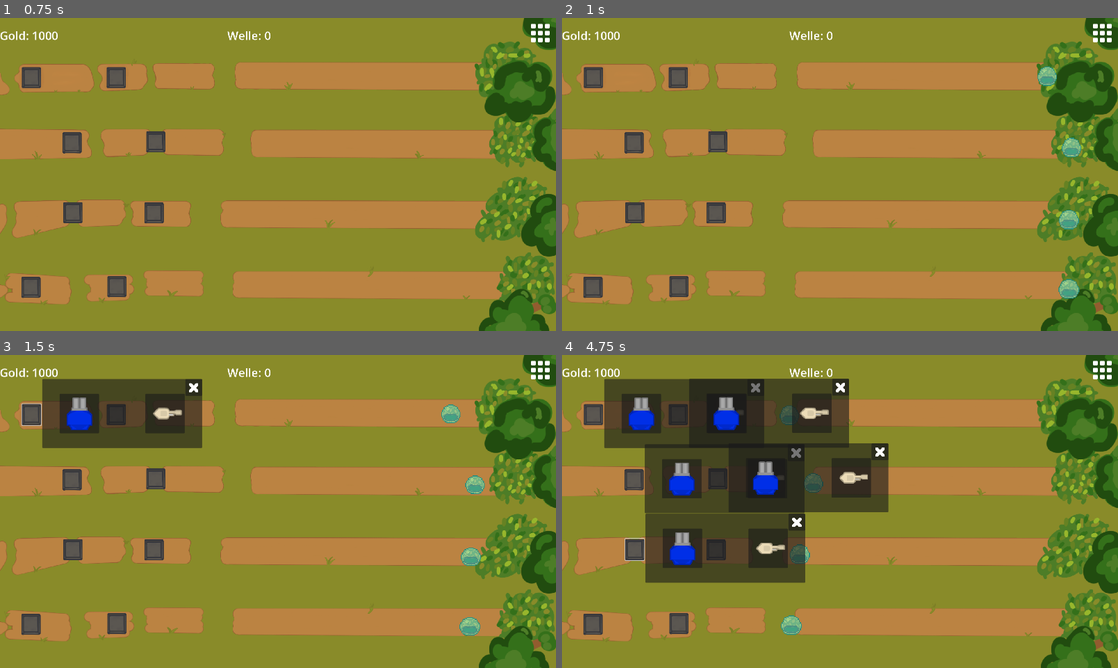
Above: before the commit, frames 1-4 (two rows, left to right).
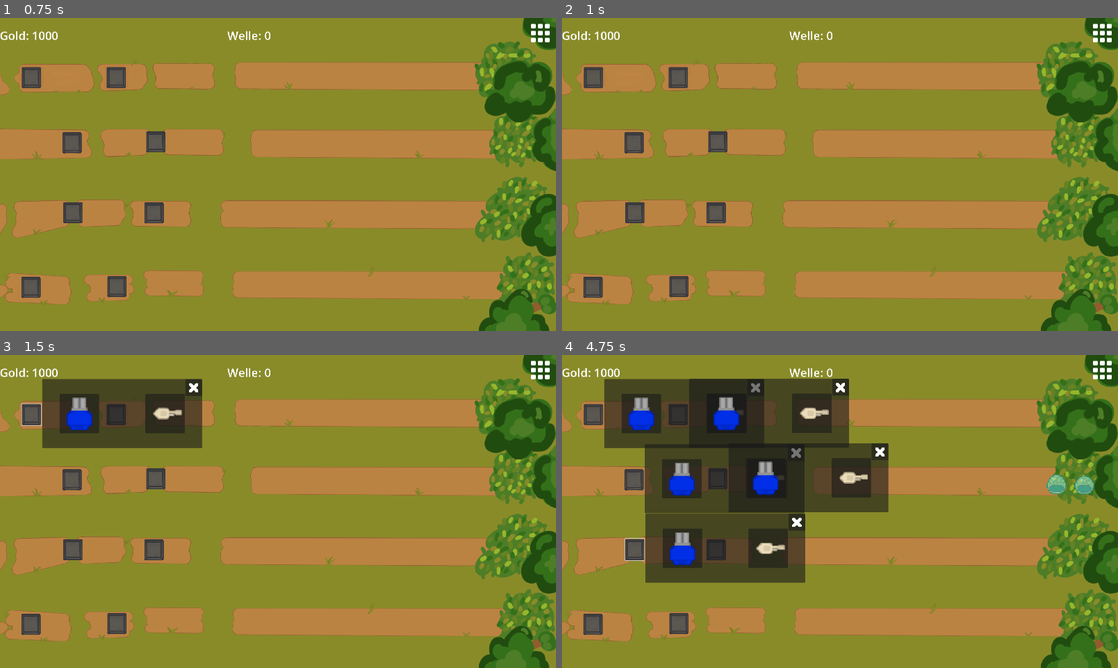
Above: after the commit, the same moments.

Repository: Silas-D/Startprojekt-SM5
Game: Godot game, scene res://Game/UI/mainmenu/main_menu.tscn
The game is run twice, just before and just after one commit, with the same random seed, the same clock (stepped at 60 frames per second) and the same inputs.
Inputs (mouse positions are in pixels of both pictures, inside the frame that each line leads up to):
- Up to frame 1 (0.75 s): click "Start" at 0.5 s
- Up to frame 2 (1 s): no input
- Up to frame 3 (1.5 s): click (33, 414) at 1.25 s
- Up to frame 4 (4.75 s): click (678, 414) at 2 s; click (634, 480) at 2.75 s; click (717, 480) at 3.5 s; click (634, 549) at 4.25 s

Frame 1 is identical in both runs. In frame 2, 0.7% of the frame differs, in the area x 85-94%, y 15-90%; in frame 3, 0.7%; in frame 4, 1.0%, in the area x 39-96%, y 16-90%.

Commit message:
waves zu 80Prozent done

Diff:
--- a/Game/Enemy/slime1/slime_1.gd
+++ b/Game/Enemy/slime1/slime_1.gd
@@ -1,12 +1,10 @@
 extends PathFollow2D
 
-const speed = 250 #50
+const speed = 50
 @export var health = 3
 
 func _process(delta):
 	move(delta)
-
-	#get_parent().set_progress(get_parent().get_progress() + speed*delta)
 
 	if get_progress_ratio() == 1:
 		queue_free()
--- a/Game/Enemy/slime2/slime_2.gd
+++ b/Game/Enemy/slime2/slime_2.gd
@@ -4,9 +4,16 @@
 @export var health = 6
 
 func _process(delta):
-	get_parent().set_progress(get_parent().get_progress() + speed*delta)
-	if get_parent().get_progress_ratio() == 1:
+	move(delta)
+
+	if get_progress_ratio() == 1:
 		queue_free()
 
 	if health <= 0:
-		get_parent().get_parent().queue_free()
+		Money.Gold += 50
+		print("Tod")
+		#noch ändern dann
+		self.queue_free()
+
+func move(delta):
+	set_progress(get_progress() + speed * delta)
--- a/Game/Enemy/slime2/slime_2.tscn
+++ b/Game/Enemy/slime2/slime_2.tscn
@@ -544,10 +544,11 @@
 
 [node name="Slime_2" type="PathFollow2D"]
 scale = Vector2(0.8, 0.8)
+loop = false
 script = ExtResource("1_t6kwp")
 
 [node name="slime2" type="CharacterBody2D" parent="."]
-scale = Vector2(1, 1)
+rotation = 3.14159
 
 [node name="CollisionShape2D" type="CollisionShape2D" parent="slime2"]
 scale = Vector2(6, 6)
--- a/Game/Enemy/slime3/slime_3.gd
+++ b/Game/Enemy/slime3/slime_3.gd
@@ -4,9 +4,16 @@
 @export var health = 9
 
 func _process(delta):
-	get_parent().set_progress(get_parent().get_progress() + speed*delta)
-	if get_parent().get_progress_ratio() == 1:
+	move(delta)
+
+	if get_progress_ratio() == 1:
 		queue_free()
 
 	if health <= 0:
-		get_parent().get_parent().queue_free()
+		Money.Gold += 50
+		print("Tod")
+		#noch ändern dann
+		self.queue_free()
+
+func move(delta):
+	set_progress(get_progress() + speed * delta)
--- a/Game/Enemy/slime3/slime_3.tscn
+++ b/Game/Enemy/slime3/slime_3.tscn
@@ -544,9 +544,11 @@
 
 [node name="Slime_3" type="PathFollow2D"]
 scale = Vector2(0.8, 0.8)
+loop = false
 script = ExtResource("1_xldpf")
 
 [node name="slime3" type="CharacterBody2D" parent="."]
+rotation = 3.14159
 
 [node name="CollisionShape2D" type="CollisionShape2D" parent="slime3"]
 scale = Vector2(6, 6)
--- a/Game/Enemy/slime4/slime_4.gd
+++ b/Game/Enemy/slime4/slime_4.gd
@@ -4,9 +4,16 @@
 @export var health = 12
 
 func _process(delta):
-	get_parent().set_progress(get_parent().get_progress() + speed*delta)
-	if get_parent().get_progress_ratio() == 1:
+	move(delta)
+
+	if get_progress_ratio() == 1:
 		queue_free()
 
 	if health <= 0:
-		get_parent().get_parent().queue_free()
+		Money.Gold += 50
+		print("Tod")
+		#noch ändern dann
+		self.queue_free()
+
+func move(delta):
+	set_progress(get_progress() + speed * delta)
--- a/Game/Enemy/slime4/slime_4.tscn
+++ b/Game/Enemy/slime4/slime_4.tscn
@@ -544,10 +544,11 @@
 
 [node name="Slime_4" type="PathFollow2D"]
 scale = Vector2(0.8, 0.8)
+loop = false
 script = ExtResource("1_htyf7")
 
 [node name="slime4" type="CharacterBody2D" parent="."]
-scale = Vector2(1, 1)
+rotation = 3.14159
 
 [node name="CollisionShape2D" type="CollisionShape2D" parent="slime4"]
 scale = Vector2(6, 6)
--- a/Game/Enemy/slime5/slime_5.gd
+++ b/Game/Enemy/slime5/slime_5.gd
@@ -4,9 +4,16 @@
 @export var health = 15
 
 func _process(delta):
-	get_parent().set_progress(get_parent().get_progress() + speed*delta)
-	if get_parent().get_progress_ratio() == 1:
+	move(delta)
+
+	if get_progress_ratio() == 1:
 		queue_free()
 
 	if health <= 0:
-		get_parent().get_parent().queue_free()
+		Money.Gold += 50
+		print("Tod")
+		#noch ändern dann
+		self.queue_free()
+
+func move(delta):
+	set_progress(get_progress() + speed * delta)
--- a/Game/Enemy/slime5/slime_5.tscn
+++ b/Game/Enemy/slime5/slime_5.tscn
@@ -544,10 +544,11 @@
 
 [node name="Slime_5" type="PathFollow2D"]
 scale = Vector2(0.8, 0.8)
+loop = false
 script = ExtResource("1_u23dy")
 
 [node name="slime5" type="CharacterBody2D" parent="."]
-scale = Vector2(1, 1)
+rotation = 3.14159
 
 [node name="CollisionShape2D" type="CollisionShape2D" parent="slime5"]
 scale = Vector2(6, 6)
--- a/Game/Enemy/slime6/slime_6.gd
+++ b/Game/Enemy/slime6/slime_6.gd
@@ -4,9 +4,16 @@
 @export var health = 20
 
 func _process(delta):
-	get_parent().set_progress(get_parent().get_progress() + speed*delta)
-	if get_parent().get_progress_ratio() == 1:
+	move(delta)
+
+	if get_progress_ratio() == 1:
 		queue_free()
 
 	if health <= 0:
-		get_parent().get_parent().queue_free()
+		Money.Gold += 50
+		print("Tod")
+		#noch ändern dann
+		self.queue_free()
+
+func move(delta):
+	set_progress(get_progress() + speed * delta)
--- a/Game/Enemy/slime6/slime_6.tscn
+++ b/Game/Enemy/slime6/slime_6.tscn
@@ -544,9 +544,11 @@
 
 [node name="Slime_6" type="PathFollow2D"]
 scale = Vector2(0.8, 0.8)
+loop = false
 script = ExtResource("1_tkpnm")
 
 [node name="slime6" type="CharacterBody2D" parent="."]
+rotation = 3.14159
 
 [node name="CollisionShape2D" type="CollisionShape2D" parent="slime6"]
 scale = Vector2(6, 6)
--- a/Game/main.gd
+++ b/Game/main.gd
@@ -9,7 +9,11 @@
 var map_node2
 var map_node3
 var map_node4
-
+var rng = RandomNumberGenerator.new()
+var randomStartPath = rng.randi_range(1, 4)
+var randomSecondPath = next2randomPath(randomStartPath)
+var randomThirdPath = next3randomPath(randomStartPath, randomSecondPath)
+var randomFourthPath = 10 - randomStartPath - randomSecondPath - randomThirdPath
 
 func _ready():
 	map_node1 = get_node("Map/Path1")
@@ -32,37 +36,39 @@
 	#-> void
 	var wave_data = retrieve_wave_data()
 	#:
-	await get_tree().create_timer(0.2).timeout ##padding
+	await get_tree().create_timer(2).timeout ##padding
+
 	spawn_enemies(wave_data)
+	start_next_wave()
 
 func retrieve_wave_data():
 	# -> Array
 	var wave_data = []
-
+	#, ["slime_1", 1]
 	if current_wave == 0:
 		wave_data = [["slime_1", 1]]
 	elif current_wave == 1:
-		wave_data = [["slime_1", 1], ["slime_1", 1]]
+		wave_data = [["slime_1", 1]]
 	elif current_wave == 2:
-		wave_data = [["slime_1", 1], ["slime_1", 2], ["slime_1", 4], ["slime_1", 5]]
+		wave_data = [["slime_1", 1]]
 	elif current_wave == 3:
-		wave_data = [["slime_1", 1], ["slime_1", 1], ["slime_1", 0.1], ["slime_1", 0.1]]
+		wave_data = [["slime_1", 1]]
 	elif current_wave == 4:
-		wave_data = [["slime_1", 1], ["slime_1", 1], ["slime_1", 0.1], ["slime_1", 0.1]]
+		wave_data = [["slime_2", 1]]
 	elif current_wave == 5:
-		wave_data = [["slime_1", 1], ["slime_1", 1], ["slime_1", 0.1], ["slime_1", 0.1]]
+		wave_data = [["slime_2", 1]]
 	elif current_wave == 6:
-		wave_data = [["slime_1", 1], ["slime_1", 1], ["slime_1", 0.1], ["slime_1", 0.1]]
+		wave_data = [["slime_2", 1]]
 	elif current_wave == 7:
-		wave_data = [["slime_1", 1], ["slime_1", 1], ["slime_1", 0.1], ["slime_1", 0.1]]
+		wave_data = [["slime_3", 1]]
 	elif current_wave == 8:
-		wave_data = [["slime_1", 1], ["slime_1", 1], ["slime_1", 0.1], ["slime_1", 0.1]]
+		wave_data = [["slime_3", 1]]
 	elif current_wave == 9:
-		wave_data = [["slime_1", 1], ["slime_1", 1], ["slime_1", 0.1], ["slime_1", 0.1]]
+		wave_data = [["slime_3", 1]]
 	elif current_wave == 10:
-		wave_data = [["slime_1", 1], ["slime_1", 1], ["slime_1", 0.1], ["slime_1", 0.1]]
+		wave_data = [["slime_4", 1]]
 	else:
-		wave_data = [["slime_1", 1], ["slime_1", 1], ["slime_1", 2], ["slime_1", 0.1]]
+		wave_data = [["slime_3", 1], ["slime_6", 1]]
 	# : Array
 	current_wave += 1
 	enemies_in_wave = wave_data.size()
@@ -70,18 +76,62 @@
 
 func spawn_enemies(wave_data):
 	# : Array) -> void
-	var new_enemy
+
 	for i in wave_data:
 		#vollständige konfig
-		new_enemy = load("res://Game/Enemy/slime1/" + i[0] + ".tscn").instantiate()
-		map_node1.add_child(new_enemy, true)
-		new_enemy = load("res://Game/Enemy/slime1/" + i[0] + ".tscn").instantiate()
-		map_node2.add_child(new_enemy, true)
-		new_enemy = load("res://Game/Enemy/slime1/" + i[0] + ".tscn").instantiate()
-		map_node3.add_child(new_enemy, true)
-		new_enemy = load("res://Game/Enemy/slime1/" + i[0] + ".tscn").instantiate()
-		map_node4.add_child(new_enemy, true)
+
+		if randomStartPath == 1:
+			map_node1.add_child(checkSlime(i[0]))
+		if randomStartPath == 2:
+			map_node2.add_child(checkSlime(i[0]))
+		if randomStartPath == 3:
+			map_node3.add_child(checkSlime(i[0]))
+		if randomStartPath == 4:
+			map_node4.add_child(checkSlime(i[0]))
+		if current_wave > 4:
+			if randomSecondPath == 1:
+				map_node1.add_child(checkSlime(i[0]))
+			if randomSecondPath == 2:
+				map_node2.add_child(checkSlime(i[0]))
+			if randomSecondPath == 3:
+				map_node3.add_child(checkSlime(i[0]))
+			if randomSecondPath == 4:
+				map_node4.add_child(checkSlime(i[0]))
+		if current_wave > 7:
+			if randomThirdPath == 1:
+				map_node1.add_child(checkSlime(i[0]))
+			if randomThirdPath == 2:
+				map_node2.add_child(checkSlime(i[0]))
+			if randomThirdPath == 3:
+				map_node3.add_child(checkSlime(i[0]))
+			if randomThirdPath == 4:
+				map_node4.add_child(checkSlime(i[0]))
+		if current_wave > 10:
+			if randomFourthPath == 1:
+				map_node1.add_child(checkSlime(i[0]))
+			if randomFourthPath == 2:
+				map_node2.add_child(checkSlime(i[0]))
+			if randomFourthPath == 3:
+				map_node3.add_child(checkSlime(i[0]))
+			if randomFourthPath == 4:
+				map_node4.add_child(checkSlime(i[0]))
 		await get_tree().create_timer(i[1]).timeout
+
+func checkSlime(slime):
+	var new_enemy
+	if slime == "slime_1":
+		new_enemy = load("res://Game/Enemy/slime1/" + slime + ".tscn").instantiate()
+	if slime == "slime_2":
+		new_enemy = load("res://Game/Enemy/slime2/" + slime + ".tscn").instantiate()
+	if slime == "slime_3":
+		new_enemy = load("res://Game/Enemy/slime3/" + slime + ".tscn").instantiate()
+	if slime == "slime_4":
+		new_enemy = load("res://Game/Enemy/slime4/" + slime + ".tscn").instantiate()
+	if slime == "slime_5":
+		new_enemy = load("res://Game/Enemy/slime5/" + slime + ".tscn").instantiate()
+	if slime == "slime_6":
+		new_enemy = load("res://Game/Enemy/slime6/" + slime + ".tscn").instantiate()
+	return new_enemy
 
 func pauseMenu():
 	if paused:
@@ -95,3 +145,15 @@
 
 func _on_pause_button_pressed():
 	pauseMenu();
+
+func next2randomPath(existingPath):
+	var secActivePath = rng.randi_range(1, 4)
+	while secActivePath == existingPath:
+		secActivePath = rng.randi_range(1, 4)
+	return secActivePath
+
+func next3randomPath(existingPath1, existingPath2):
+	var thirdActivePath = rng.randi_range(1, 4)
+	while thirdActivePath == existingPath1 || thirdActivePath == existingPath2:
+		thirdActivePath = rng.randi_range(1, 4)
+	return thirdActivePath
